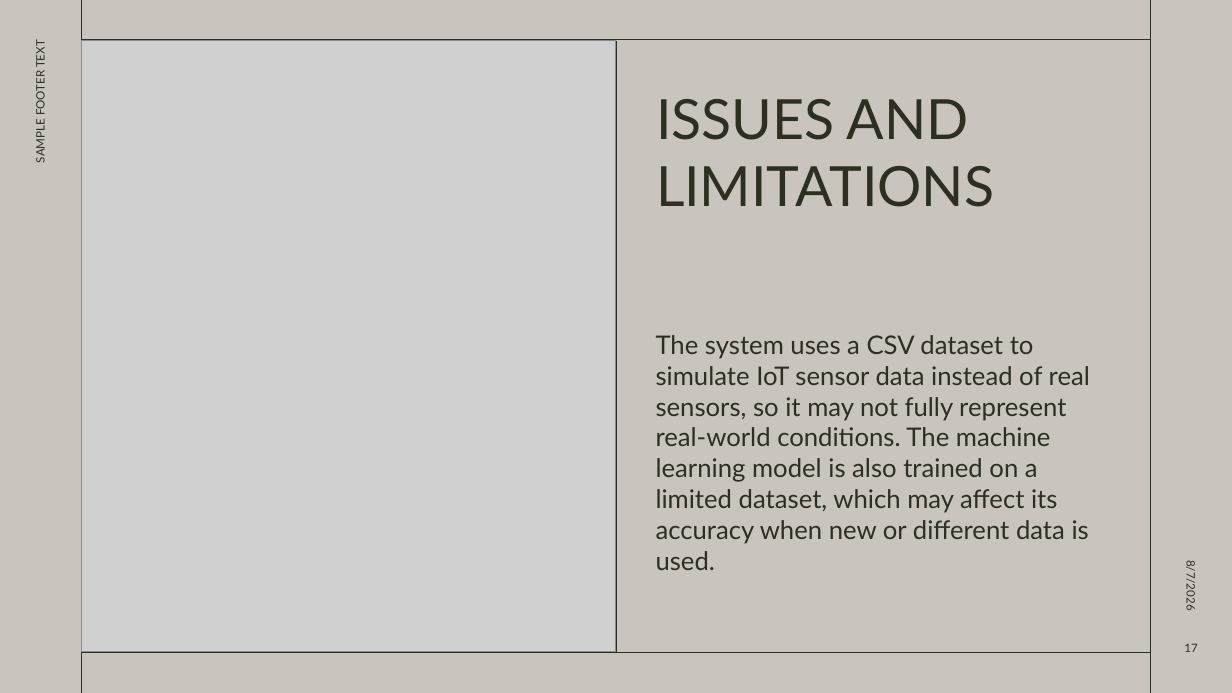
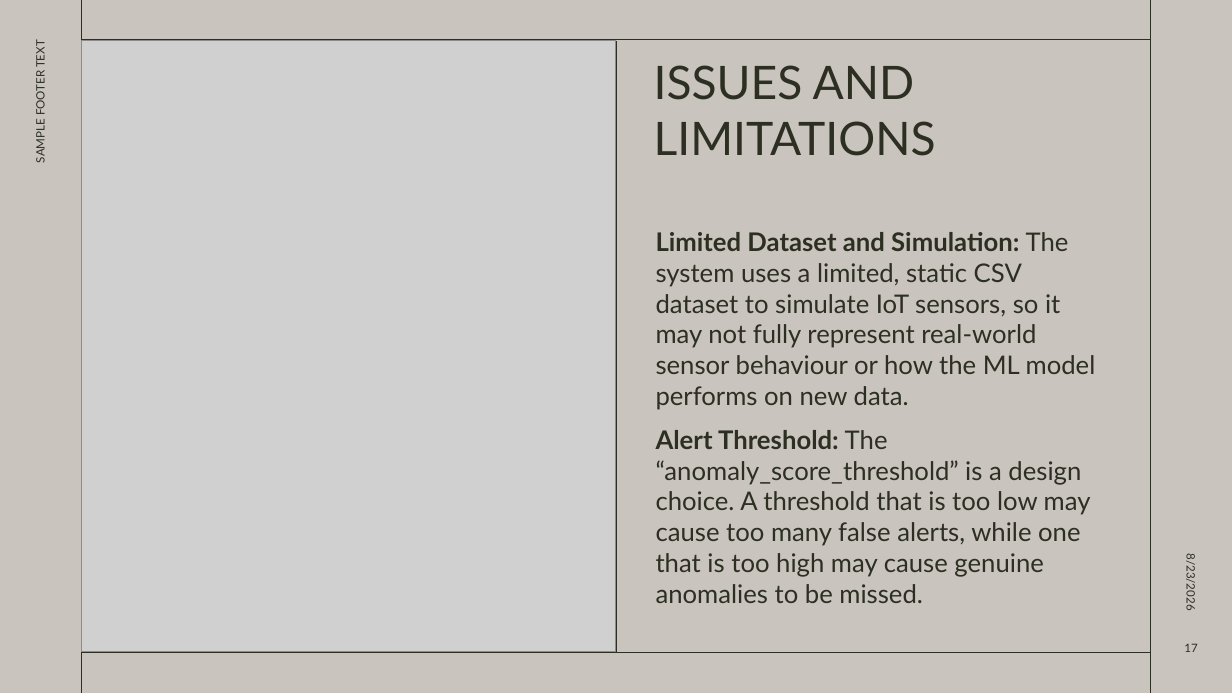
Before and after one commit to cucucumber789-svg/EGT307_T2_Bacon, a slide deck: slide 17 of EGT307 PRESENTATION.pptx. Drawn at 1232x693 pixels with LibreOffice and Linux fonts; fonts in the diff are those of the drawing; grey boxes stand for pictures. Boxes give left, top, right and bottom in pixels: in the first picture for what was removed or moved away, otherwise in the second. Text is boxed around its words. In the diff, an @@ line names an element or a change of style, - is before the commit and + after.

Commit message:
update on limitation for presentation

```diff
--- a/EGT307 PRESENTATION.pptx
+++ b/EGT307 PRESENTATION.pptx
@@ title "ISSUES AND LIMITATIONS": place and size @@
-title "ISSUES AND LIMITATIONS" at box(656, 99, 994, 207)
+title "ISSUES AND LIMITATIONS" at box(654, 65, 936, 156)
@@ title "ISSUES AND LIMITATIONS" at box(654, 65, 936, 156): size 43.2 to 36 pt @@
@@ text at box(656, 232, 1096, 603): text changed @@
-The system uses a CSV dataset to simulate IoT sensor data instead of real sensors, so it may not fully represent real-world conditions. The machine learning model is also trained on a limited dataset, which may affect its accuracy when new or different data is used.
+Limited Dataset and Simulation: The system uses a limited, static CSV dataset to simulate IoT sensors, so it may not fully represent real-world sensor behaviour or how the ML model performs on new data.
+Alert Threshold: The “anomaly_score_threshold” is a design choice. A threshold that is too low may cause too many false alerts, while one that is too high may cause genuine anomalies to be missed.
@@ text at box(1184, 558, 1198, 609): text changed @@
-8/7/2026
+8/23/2026
```
Also in this commit, not shown: 15 other slides changed.
